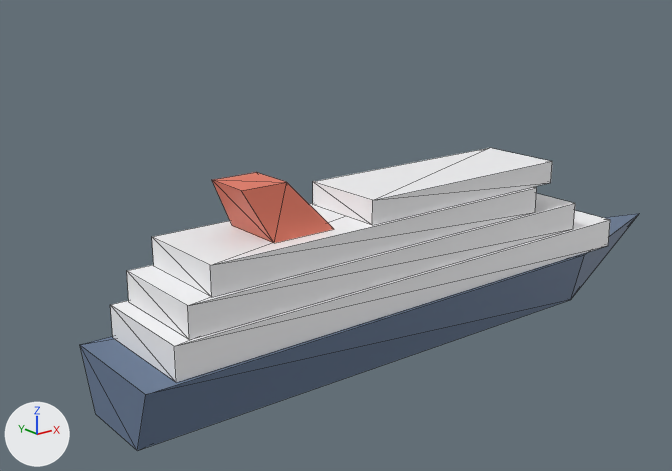
Before and after pictures for a commit that changed the glTF model public/studio/v2.15.0/d_cruise/model.glb.
Both versions are drawn from a 50 mm camera at (-3.4, -3.39, 2.01) aimed at (-0.49, 0.24, 0.55). Every picture has the same lights, and +X, +Y and +Z are marked at lower left. The older version comes first. Mesh edges are drawn as thin lines. Where no turn or scale is listed for an object, it has been applied to the vertices.

Objects in the first picture: 'part0', 'part1', 'part2', 'part3', 'part4', 'part5'.
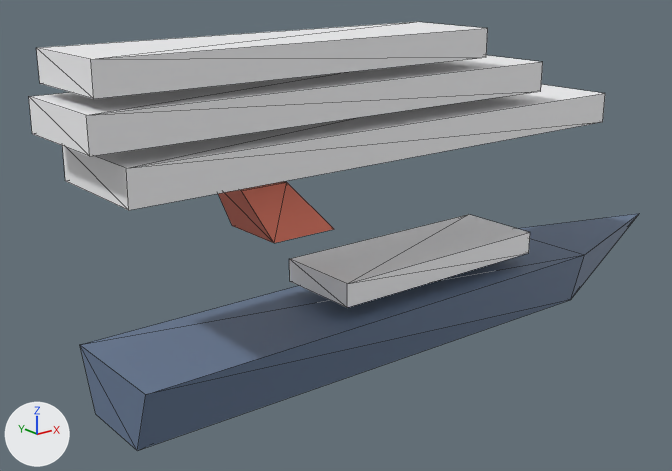
What differs and where, as boxes (x1, y1, x2, y2) in the pictures (672 x 471 px):
'part1', moved
    before: (110, 211, 610, 382)
    after: (62, 84, 605, 210)
'part2', moved
    before: (127, 193, 575, 340)
    after: (29, 55, 543, 156)
'part3', moved
    before: (152, 187, 537, 297)
    after: (36, 22, 488, 99)
'part4', moved
    before: (313, 148, 552, 225)
    after: (289, 215, 530, 308)

The change in detail:
me_geometry_1 is used by ob_part1; location (0.0, 0.0, 0.0).
me_geometry_1 had 8 vertices, 12 faces and spanned x -1.75..1.15, y -0.29..0.29, z 0.3..0.46.
me_geometry_1 now has 8 vertices, 12 faces and spans x -1.91..0.99, y -0.29..0.29, z 1.06..1.22.
me_geometry_1 part 1: the whole mesh is moved by (-0.16, 0.0, 0.76).
me_geometry_2 is used by ob_part2; location (0.0, 0.0, 0.0).
me_geometry_2 had 8 vertices, 12 faces and spanned x -1.67..0.83, y -0.27..0.27, z 0.46..0.61.
me_geometry_2 now has 8 vertices, 12 faces and spans x -2.04..0.46, y -0.27..0.27, z 1.28..1.43.
me_geometry_2 part 2: the whole mesh is moved by (-0.37, 0.0, 0.82).
me_geometry_3 is used by ob_part3; location (0.0, 0.0, 0.0).
me_geometry_3 had 8 vertices, 12 faces and spanned x -1.54..0.5, y -0.25..0.25, z 0.61..0.75.
me_geometry_3 now has 8 vertices, 12 faces and spans x -1.99..0.06, y -0.25..0.25, z 1.48..1.62.
me_geometry_3 part 3: the whole mesh is moved by (-0.45, 0.0, 0.87).
me_geometry_4 is used by ob_part4; location (0.0, 0.0, 0.0).
me_geometry_4 had 8 vertices, 12 faces and spanned x -0.65..0.65, y -0.23..0.23, z 0.75..0.87.
me_geometry_4 now has 8 vertices, 12 faces and spans x -0.802..0.498, y -0.23..0.23, z 0.372..0.492.
me_geometry_4 part 4: the whole mesh is moved by (-0.152, 0.0, -0.378).
